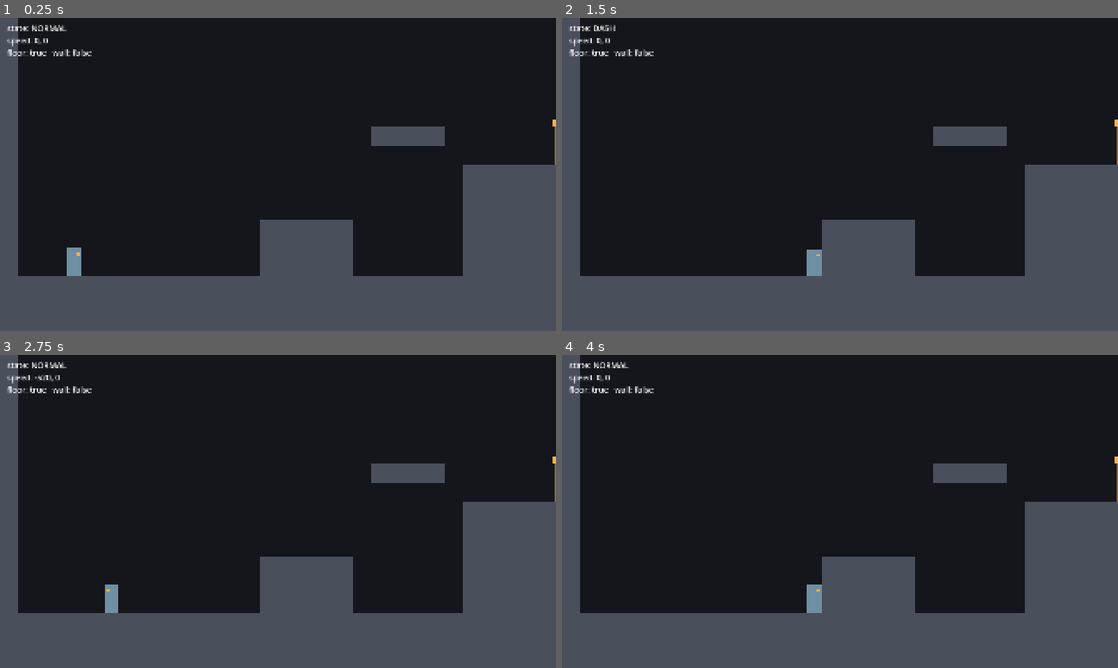
Above: before the commit, frames 1-4 (two rows, left to right).
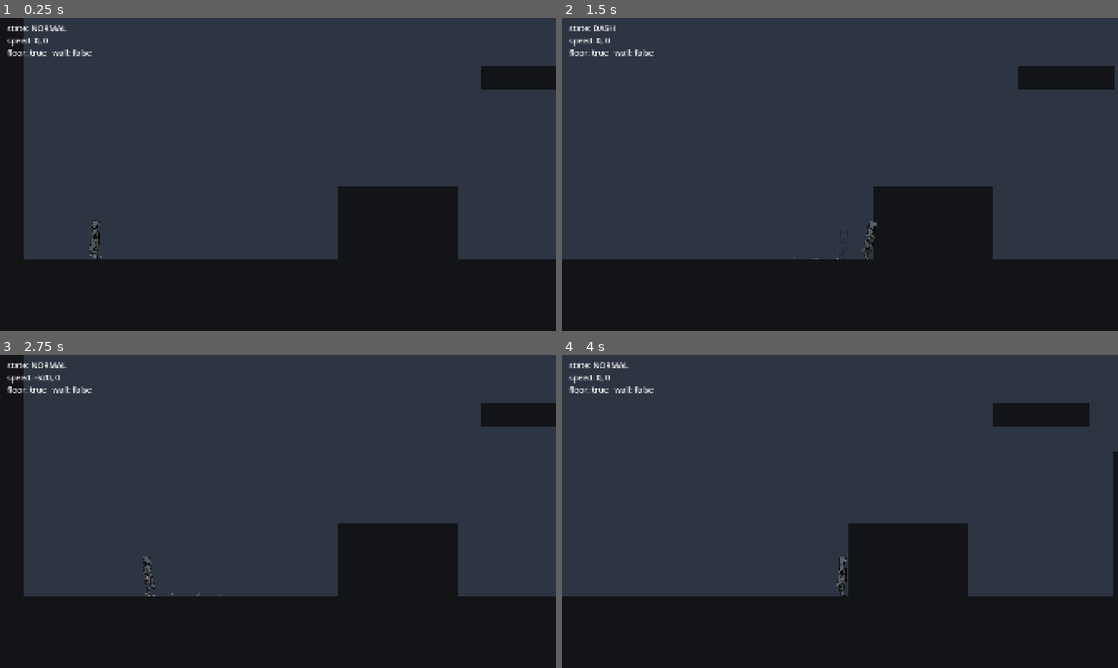
Above: after the commit, the same moments.

Repository: mobzertit-spec/program
Game: Godot game, scene res://scenes/test_room.tscn
Two runs of this game, one before a commit and one after it. Both use one fixed random seed, a clock stepped at 60 frames per second and the inputs below.
Inputs:
- Up to frame 1 (0.25 s): no input
- Up to frame 2 (1.5 s): hold D (move_right) from 0.53 s (still down); tap L (dash) at 0.6, 1.35 s; tap K (jump) at 0.77 s
- Up to frame 3 (2.75 s): tap K (jump) at 1.52 s; release D (move_right) at 2.03 s; hold A (move_left) from 2.03 s (still down); tap L (dash) at 2.1 s
- Up to frame 4 (4 s): release A (move_left) at 2.78 s; hold D (move_right) from 2.78 s (still down); tap L (dash) at 2.85, 3.6 s; tap K (jump) at 3.02, 3.77 s

The runs differ from the first frame. In frame 1, 90% of the frame differs, in the area x 0-100%, y 0-100%; in frame 2, 91%; in frame 3, 90%; in frame 4, 92%.

Commit message:
Draw the wanderer and animate it; cut the sword's tip
Art (from the owner's generated sheets):
- game/art/concept/sword_sheet.png: the far blade piece removed so the
  sword ends at its jagged break; close-up of the break; watermark gone
- game/art/concept/wanderer_sheet.png: the sword on the back shortened
  with an ink-outlined jagged break (cloak repainted under the old blade,
  outline rebuilt), the tip below the hand in the front view removed,
  watermark gone
- project/art/player/: the side view cut into cloak, body and leg layers
  with transparency; project/art/items/sword_broken.png for later attacks

Game:
- scenes/player.tscn: a Rig of sprites replaces the coloured rectangles;
  hitbox narrowed to 28x96 to match the slender silhouette
- scripts/player_animator.gd: reads the player state and animates idle
  breathing, run cycle (alternating legs, bob, lean), rise/fall leg poses,
  dash lean with fading ghosts, wall-slide pose, dust on jump/land/steps,
  and a soft eye glow; never touches physics
- shaders/cloak.gdshader: the cloak hem trails, ripples and lifts
- darker platforms and a lighter background so the character reads;
  camera zoom 1.3

All 34 movement checks still pass.

Co-Authored-By: Claude Opus 5.5 <noreply@anthropic.com>
Claude-Session: https://claude.ai/code/session_01XKhykqFuVUnaPYtHm2Rkuc

Diff:
--- a/game/project/project.godot
+++ b/game/project/project.godot
@@ -83,4 +83,4 @@
 
 renderer/rendering_method="gl_compatibility"
 renderer/rendering_method.mobile="gl_compatibility"
-environment/defaults/default_clear_color=Color(0.078, 0.086, 0.11, 1)
+environment/defaults/default_clear_color=Color(0.18, 0.208, 0.259, 1)
--- a/game/project/scenes/player.tscn
+++ b/game/project/scenes/player.tscn
@@ -1,9 +1,35 @@
 [gd_scene format=3]
 
 [ext_resource type="Script" path="res://scripts/player.gd" id="1"]
+[ext_resource type="Script" path="res://scripts/player_animator.gd" id="2"]
+[ext_resource type="Shader" path="res://shaders/cloak.gdshader" id="3"]
+[ext_resource type="Texture2D" path="res://art/player/wanderer_cloak.png" id="4"]
+[ext_resource type="Texture2D" path="res://art/player/wanderer_leg.png" id="5"]
+[ext_resource type="Texture2D" path="res://art/player/wanderer_body.png" id="6"]
 
 [sub_resource type="RectangleShape2D" id="RectangleShape2D_1"]
-size = Vector2(48, 96)
+size = Vector2(28, 96)
+
+[sub_resource type="ShaderMaterial" id="ShaderMaterial_cloak"]
+shader = ExtResource("3")
+shader_parameter/sway = 0.0
+shader_parameter/flutter = 0.0
+shader_parameter/lift = 0.0
+shader_parameter/start_v = 0.25
+
+[sub_resource type="Gradient" id="Gradient_glow"]
+colors = PackedColorArray(0.85, 0.95, 1, 0.9, 0.85, 0.95, 1, 0)
+
+[sub_resource type="GradientTexture2D" id="GradientTexture2D_glow"]
+gradient = SubResource("Gradient_glow")
+width = 32
+height = 32
+fill = 1
+fill_from = Vector2(0.5, 0.5)
+fill_to = Vector2(1, 0.5)
+
+[sub_resource type="CanvasItemMaterial" id="CanvasItemMaterial_add"]
+blend_mode = 1
 
 [node name="Player" type="CharacterBody2D"]
 script = ExtResource("1")
@@ -14,15 +40,37 @@
 [node name="Body" type="Node2D" parent="."]
 position = Vector2(0, 48)
 
-[node name="Cloak" type="ColorRect" parent="Body"]
-offset_left = -24.0
-offset_top = -96.0
-offset_right = 24.0
-color = Color(0.435, 0.561, 0.639, 1)
+[node name="Rig" type="Node2D" parent="Body"]
+scale = Vector2(0.5, 0.5)
+script = ExtResource("2")
 
-[node name="Eye" type="ColorRect" parent="Body"]
-offset_left = 6.0
-offset_top = -78.0
-offset_right = 18.0
-offset_bottom = -70.0
-color = Color(1, 0.702, 0.278, 1)
+[node name="Cloak" type="Sprite2D" parent="Body/Rig"]
+material = SubResource("ShaderMaterial_cloak")
+texture = ExtResource("4")
+centered = false
+offset = Vector2(-56.3, -209.9)
+
+[node name="BackLeg" type="Sprite2D" parent="Body/Rig"]
+modulate = Color(0.62, 0.64, 0.7, 1)
+position = Vector2(-2.1, -44)
+texture = ExtResource("5")
+centered = false
+offset = Vector2(-49.2, -166.8)
+
+[node name="FrontLeg" type="Sprite2D" parent="Body/Rig"]
+position = Vector2(-7.1, -43.1)
+texture = ExtResource("5")
+centered = false
+offset = Vector2(-49.2, -166.8)
+
+[node name="Torso" type="Sprite2D" parent="Body/Rig"]
+texture = ExtResource("6")
+centered = false
+offset = Vector2(-56.3, -209.9)
+
+[node name="EyeGlow" type="Sprite2D" parent="Body/Rig"]
+modulate = Color(1, 1, 1, 0.45)
+material = SubResource("CanvasItemMaterial_add")
+position = Vector2(10.4, -185.6)
+scale = Vector2(0.45, 0.45)
+texture = SubResource("GradientTexture2D_glow")
--- a/game/project/scenes/test_room.tscn
+++ b/game/project/scenes/test_room.tscn
@@ -78,6 +78,7 @@
 position = Vector2(256, 880)
 
 [node name="Camera2D" type="Camera2D" parent="Player"]
+zoom = Vector2(1.3, 1.3)
 limit_left = 0
 limit_top = -640
 limit_right = 5760
--- a/game/project/scripts/block.gd
+++ b/game/project/scripts/block.gd
@@ -9,7 +9,7 @@
 		update_block()
 
 # لون القطعة
-@export var color := Color("4a4f5c"):
+@export var color := Color("121418"):
 	set(value):
 		color = value
 		update_block()
--- /dev/null
+++ b/game/project/scripts/player_animator.gd
@@ -0,0 +1,246 @@
+extends Node2D
+## يحرّك رسمة الرحّال حسب حركته: الوقوف، الجري، القفز، السقوط، الاندفاع، والانزلاق على الجدار.
+## الرسمة مقسومة أجزاء (العباءة، الجسم، الرجلين)، وهذا السكربت يحرّك كل جزء لحاله.
+## ما يغيّر الفيزياء أبداً، يقرأ حالة الرحّال بس.
+
+# ===== الرجلين =====
+# أقصى زاوية للرجل وقت الجري (بالدرجات)
+@export var leg_swing_degrees := 28.0
+# المسافة اللي يقطعها الرحّال في خطوتين (بكسل)
+@export var stride_length := 120.0
+
+# ===== الجسم =====
+# كم يرتفع الجسم مع كل خطوة (بكسل)
+@export var run_bob := 3.0
+# ميلان الجسم للأمام وقت الجري ووقت الاندفاع (بالراديان)
+@export var run_lean := 0.07
+@export var dash_lean := 0.16
+
+# ===== العباءة =====
+# كم بسرعة تلحق العباءة حركة الرحّال
+@export var cloak_follow_speed := 6.0
+
+# ===== المؤثرات =====
+@export var dust_color := Color(0.78, 0.8, 0.86, 0.6)
+@export var ghost_color := Color(0.55, 0.75, 1.0, 0.45)
+# كل كم ثانية يطلع ظل وقت الاندفاع
+@export var ghost_interval := 0.035
+
+# وضعيات الرسمة
+enum Pose { IDLE, RUN, RISE, FALL, DASH, WALL }
+
+var time := 0.0
+var stride_phase := 0.0
+var last_step := 0
+var sway := 0.0
+var flutter := 0.0
+var lift := 0.0
+var was_on_floor := true
+var ghost_timer := 0.0
+var wall_dust_timer := 0.0
+var dust_fade := Gradient.new()
+
+@onready var player: Player = owner
+@onready var cloak: Sprite2D = $Cloak
+@onready var torso: Sprite2D = $Torso
+@onready var front_leg: Sprite2D = $FrontLeg
+@onready var back_leg: Sprite2D = $BackLeg
+@onready var eye_glow: Sprite2D = $EyeGlow
+@onready var cloak_material: ShaderMaterial = cloak.material
+
+
+func _ready() -> void:
+	# الغبار يبدأ بلونه ويختفي بالتدريج
+	dust_fade.set_color(0, Color.WHITE)
+	dust_fade.set_color(1, Color(1, 1, 1, 0))
+
+
+func _process(delta: float) -> void:
+	if player == null:
+		return
+	time += delta
+	var pose := current_pose()
+	var run := clampf(absf(player.velocity.x) / player.max_speed, 0.0, 1.0)
+	update_legs(delta, pose, run)
+	update_body(delta, pose, run)
+	update_cloak(delta, pose, run)
+	update_effects(delta, pose, run)
+
+
+func current_pose() -> Pose:
+	if player.state == Player.State.DASH:
+		return Pose.DASH
+	if player.is_wall_sliding:
+		return Pose.WALL
+	if not player.is_on_floor():
+		return Pose.RISE if player.velocity.y < 0.0 else Pose.FALL
+	if absf(player.velocity.x) > 20.0:
+		return Pose.RUN
+	return Pose.IDLE
+
+
+func update_legs(delta: float, pose: Pose, run: float) -> void:
+	# الزاوية الموجبة تودّي القدم لورا، والسالبة لقدّام
+	var front := 0.0
+	var back := 0.0
+	match pose:
+		Pose.RUN:
+			stride_phase += absf(player.velocity.x) * delta / stride_length * TAU
+			var swing := sin(stride_phase) * leg_swing_degrees * run
+			front = swing
+			back = -swing
+		Pose.RISE:
+			front = -30.0
+			back = 18.0
+		Pose.FALL:
+			front = -10.0
+			back = 14.0
+		Pose.DASH:
+			front = 24.0
+			back = 34.0
+		Pose.WALL:
+			front = 12.0
+			back = 26.0
+	var k := 1.0 - exp(-(30.0 if pose == Pose.RUN else 14.0) * delta)
+	front_leg.rotation_degrees = lerpf(front_leg.rotation_degrees, front, k)
+	back_leg.rotation_degrees = lerpf(back_leg.rotation_degrees, back, k)
+
+
+func update_body(delta: float, pose: Pose, run: float) -> void:
+	var lean := 0.0
+	var bob := 0.0
+	match pose:
+		Pose.RUN:
+			lean = run_lean * run
+			bob = -absf(sin(stride_phase)) * run_bob * run
+		Pose.DASH:
+			lean = dash_lean
+		Pose.WALL:
+			lean = -0.05
+		Pose.RISE:
+			lean = 0.03
+		Pose.FALL:
+			lean = -0.02
+	# الميلان يدور حول القدمين
+	rotation = lerpf(rotation, lean, 1.0 - exp(-12.0 * delta))
+	position.y = lerpf(position.y, bob, 1.0 - exp(-25.0 * delta))
+	# تنفّس خفيف وهو واقف
+	var breath := 1.0
+	if pose == Pose.IDLE:
+		breath = 1.0 + 0.018 * sin(time * 2.4)
+	torso.scale.y = breath
+	cloak.scale.y = breath
+
+
+func update_cloak(delta: float, pose: Pose, run: float) -> void:
+	var target_sway := 0.02
+	var target_flutter := 0.25
+	var target_lift := 0.0
+	match pose:
+		Pose.RUN:
+			target_sway = 0.02 + 0.12 * run
+			target_flutter = 0.4 + 0.6 * run
+		Pose.RISE:
+			target_sway = 0.06
+			target_flutter = 0.5
+		Pose.FALL:
+			target_sway = 0.04
+			target_flutter = 1.0
+			target_lift = clampf(player.velocity.y / player.max_fall_speed, 0.0, 1.0) * 0.07
+		Pose.DASH:
+			target_sway = 0.2
+			target_flutter = 1.2
+		Pose.WALL:
+			target_sway = -0.03
+			target_flutter = 0.6
+			target_lift = 0.03
+	var k := 1.0 - exp(-cloak_follow_speed * delta)
+	sway = lerpf(sway, target_sway, k)
+	flutter = lerpf(flutter, target_flutter, k)
+	lift = lerpf(lift, target_lift, k)
+	cloak_material.set_shader_parameter("sway", sway)
+	cloak_material.set_shader_parameter("flutter", flutter)
+	cloak_material.set_shader_parameter("lift", lift)
+
+
+func update_effects(delta: float, pose: Pose, run: float) -> void:
+	# العيون تلمع بهدوء، وتقوى وقت الاندفاع
+	var glow := 0.4 + 0.1 * sin(time * 1.7)
+	if pose == Pose.DASH:
+		glow = 0.8
+	eye_glow.modulate.a = lerpf(eye_glow.modulate.a, glow, 1.0 - exp(-10.0 * delta))
+
+	var feet := player.global_position + Vector2(0, 48)
+	var on_floor := player.is_on_floor()
+	if on_floor and not was_on_floor:
+		spawn_dust(feet, 10, 1.0)
+	elif was_on_floor and not on_floor and player.velocity.y < 0.0:
+		spawn_dust(feet, 6, 0.7)
+	was_on_floor = on_floor
+
+	# غبار خفيف مع كل خطوة وقت الجري السريع
+	var step := int(stride_phase / PI)
+	if pose == Pose.RUN and step != last_step and run > 0.6:
+		spawn_dust(feet, 3, 0.4)
+	last_step = step
+
+	# غبار ينزل مع الانزلاق على الجدار
+	wall_dust_timer -= delta
+	if pose == Pose.WALL and wall_dust_timer <= 0.0:
+		wall_dust_timer = 0.09
+		var side := -player.get_wall_normal().x
+		spawn_dust(player.global_position + Vector2(side * 14.0, 20.0), 2, 0.3)
+
+	# ظلال ورا الرحّال وقت الاندفاع
+	ghost_timer -= delta
+	if pose == Pose.DASH and ghost_timer <= 0.0:
+		ghost_timer = ghost_interval
+		spawn_ghost()
+
+
+func spawn_dust(at: Vector2, amount: int, strength: float) -> void:
+	var room := player.get_parent()
+	if room == null:
+		return
+	var dust := CPUParticles2D.new()
+	dust.one_shot = true
+	dust.explosiveness = 1.0
+	dust.amount = amount
+	dust.lifetime = 0.45
+	dust.emission_shape = CPUParticles2D.EMISSION_SHAPE_RECTANGLE
+	dust.emission_rect_extents = Vector2(10, 2)
+	dust.direction = Vector2(0, -1)
+	dust.spread = 70.0
+	dust.initial_velocity_min = 30.0 * strength
+	dust.initial_velocity_max = 90.0 * strength
+	dust.gravity = Vector2(0, 60)
+	dust.damping_min = 40.0
+	dust.damping_max = 80.0
+	dust.scale_amount_min = 2.0
+	dust.scale_amount_max = 4.0
+	dust.color = dust_color
+	dust.color_ramp = dust_fade
+	room.add_child(dust)
+	dust.global_position = at
+	dust.emitting = true
+	dust.finished.connect(dust.queue_free)
+
+
+func spawn_ghost() -> void:
+	var room := player.get_parent()
+	if room == null:
+		return
+	var ghost := Node2D.new()
+	ghost.z_index = -1
+	ghost.modulate = ghost_color
+	room.add_child(ghost)
+	for part: Sprite2D in [cloak, back_leg, front_leg, torso]:
+		var copy := Sprite2D.new()
+		copy.texture = part.texture
+		copy.centered = false
+		copy.offset = part.offset
+		ghost.add_child(copy)
+		copy.global_transform = part.global_transform
+	var tween := ghost.create_tween()
+	tween.tween_property(ghost, "modulate:a", 0.0, 0.28)
+	tween.tween_callback(ghost.queue_free)
--- /dev/null
+++ b/game/project/shaders/cloak.gdshader
@@ -0,0 +1,31 @@
+shader_type canvas_item;
+// حركة العباءة: الجزء اللي تحت يميل لورا ويتموّج.
+// عند الأكتاف ما يتحرك شي، وعند طرف العباءة تتحرك الحركة كاملة.
+
+// كم يندفع طرف العباءة لورا (بوحدات الصورة: 0.1 = عُشر عرضها)
+uniform float sway = 0.0;
+// قوة التموّج
+uniform float flutter = 0.0;
+// كم يرتفع طرف العباءة لفوق (وقت السقوط)
+uniform float lift = 0.0;
+// من وين تبدأ العباءة تتحرك (0 = أعلى الصورة، 1 = أسفلها)
+uniform float start_v = 0.25;
+
+varying vec4 tint;
+
+void vertex() {
+	// نحفظ اللون (modulate) عشان نطبّقه بعد ما نحرّك البكسلات
+	tint = COLOR;
+}
+
+void fragment() {
+	float w = clamp((UV.y - start_v) / (1.0 - start_v), 0.0, 1.0);
+	w = w * w;
+	float ripple = sin(UV.y * 24.0 - TIME * 9.0) * 0.02 * flutter;
+	vec2 uv = UV + vec2((sway + ripple) * w, lift * w);
+	vec4 c = texture(TEXTURE, uv);
+	if (uv.x < 0.0 || uv.x > 1.0 || uv.y < 0.0 || uv.y > 1.0) {
+		c.a = 0.0;
+	}
+	COLOR = c * tint;
+}
Binary file added: game/project/art/items/sword_broken.png
Not shown, added: game/project/art/items/sword_broken.png.import
Binary file added: game/project/art/player/wanderer_body.png
Not shown, added: game/project/art/player/wanderer_body.png.import
Binary file added: game/project/art/player/wanderer_cloak.png
Not shown, added: game/project/art/player/wanderer_cloak.png.import
Binary file added: game/project/art/player/wanderer_leg.png
Not shown, added: game/project/art/player/wanderer_leg.png.import
Not shown, added: game/project/scripts/player_animator.gd.uid
Not shown, added: game/project/shaders/cloak.gdshader.uid
Not shown, changed: game/README.md
Not shown, added: game/art/concept/sword_sheet.png
(and 3 more such lines)
